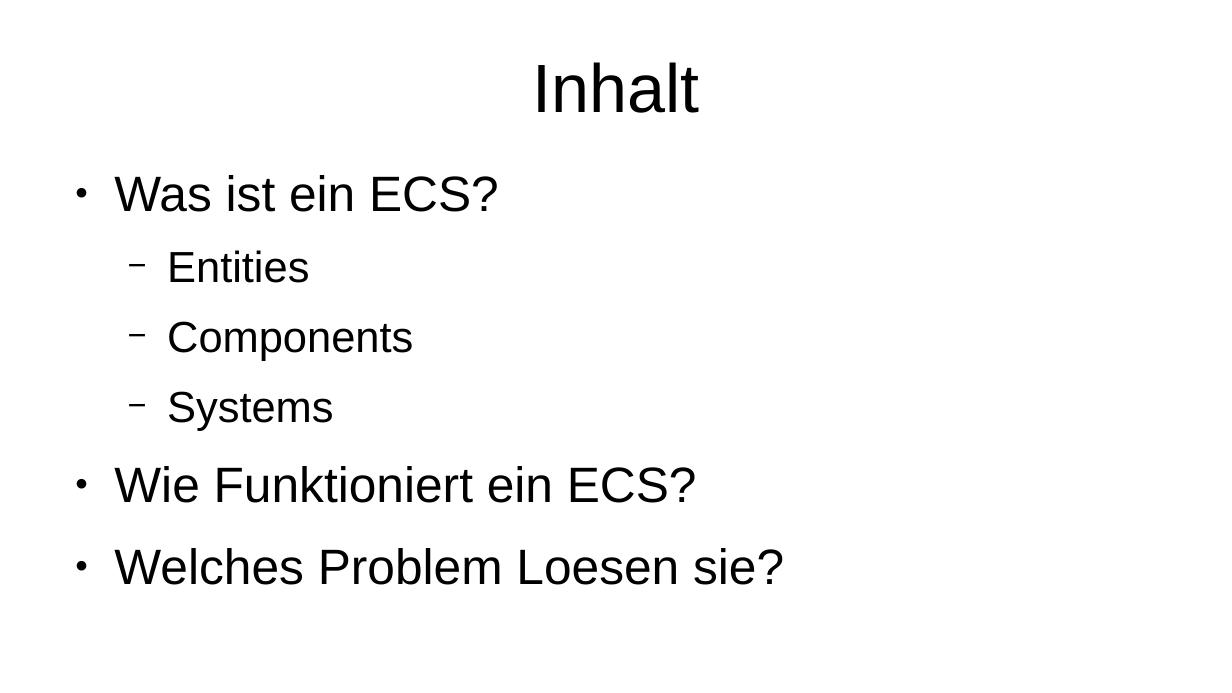
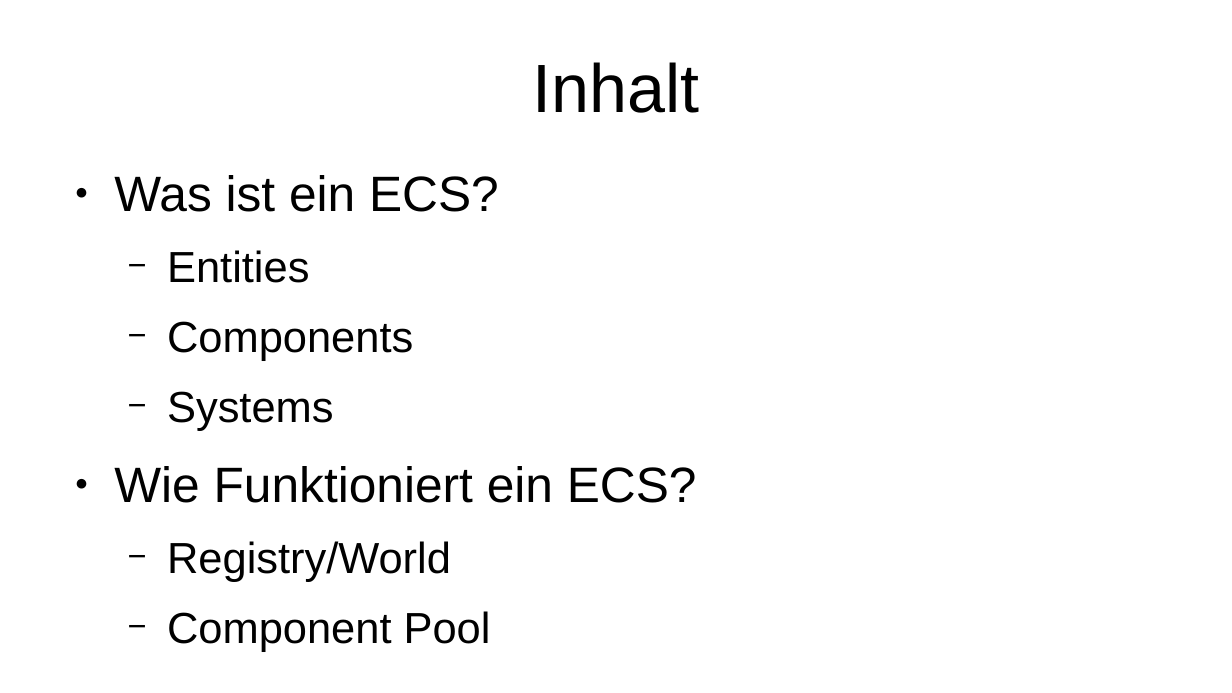
Before and after one commit to AcaciusFaelan/ecs, a slide deck: slide 2 of doc/ecs_presentation.odp. Drawn at 1232x693 pixels with LibreOffice and Linux fonts; fonts in the diff are those of the drawing. Boxes give left, top, right and bottom in pixels: in the first picture for what was removed or moved away, otherwise in the second. Text is boxed around its words. In the diff, an @@ line names an element or a change of style, - is before the commit and + after.

```diff
--- a/doc/ecs_presentation.odp
+++ b/doc/ecs_presentation.odp
@@ text at [167, 541, 491, 652]: text changed; size 32 to 28 pt @@
-● Welches Problem Loesen sie?
+  − Registry/World
+  − Component Pool
```
Also in this commit, not shown: 16 slides added, 1 slide removed, 6 other files.
